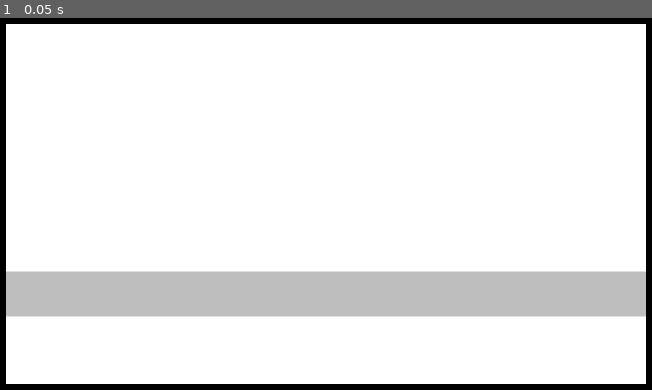
Above: before the commit, frame 1.
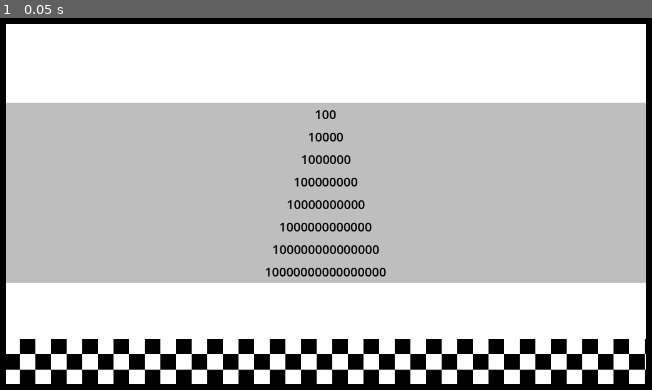
Above: after the commit, the same moment.

Repository: Rundll86/fallingballs
Game: Godot game, scene res://components/Scenes/Playgrounds/GravityBox.tscn
The game is run twice, just before and just after one commit, with the same random seed, the same clock (stepped at 60 frames per second) and the same inputs.
Inputs:
- Up to frame 1 (0.05 s): no input

The runs differ from the first frame. In frame 1, 60% of the frame differs, in the area x 0-100%, y 22-99%.

Commit message:
feat(游戏场景): 添加伤害球场景和胜利着色器，重构墙壁和胜利区域
重构墙壁基础类，添加生命值系统和等级机制
修改胜利区域使用着色器效果
调整重力盒场景布局，添加多层墙壁和胜利区域

Diff:
--- a/components/Abstracts/BallBase.tscn
+++ b/components/Abstracts/BallBase.tscn
@@ -4,8 +4,14 @@
 
 [sub_resource type="CircleShape2D" id="CircleShape2D_5p1k2"]
 
-[node name="BallBase" type="RigidBody2D"]
+[node name="Ball" type="RigidBody2D"]
 script = ExtResource("1_6n61d")
 
 [node name="hitbox" type="CollisionShape2D" parent="."]
 shape = SubResource("CircleShape2D_5p1k2")
+
+[node name="mask" type="Polygon2D" parent="."]
+unique_name_in_owner = true
+
+[node name="texture" type="Sprite2D" parent="mask"]
+unique_name_in_owner = true
--- a/components/Abstracts/WallBase.tscn
+++ b/components/Abstracts/WallBase.tscn
@@ -1,17 +1,21 @@
-[gd_scene load_steps=4 format=3 uid="uid://v78fptwx00pw"]
+[gd_scene load_steps=5 format=3 uid="uid://v78fptwx00pw"]
 
 [ext_resource type="Script" path="res://scripts/Statemachines/WallBase.gd" id="1_37h8t"]
 [ext_resource type="Script" path="res://scripts/Statemachines/AnchoredPolygon.gd" id="1_nmngc"]
 
-[sub_resource type="RectangleShape2D" id="RectangleShape2D_7288w"]
+[sub_resource type="RectangleShape2D" id="RectangleShape2D_ie3mx"]
 size = Vector2(1317, 630)
+
+[sub_resource type="LabelSettings" id="LabelSettings_yiinn"]
+font_size = 20
+font_color = Color(0, 0, 0, 1)
 
 [node name="Wall" type="StaticBody2D"]
 script = ExtResource("1_37h8t")
 
 [node name="hitbox" type="CollisionShape2D" parent="."]
 unique_name_in_owner = true
-shape = SubResource("RectangleShape2D_7288w")
+shape = SubResource("RectangleShape2D_ie3mx")
 
 [node name="texture" type="Polygon2D" parent="."]
 unique_name_in_owner = true
@@ -20,3 +24,14 @@
 polygon = PackedVector2Array(0, 0, 1317, 0, 1317, 630, 0, 630)
 script = ExtResource("1_nmngc")
 anchor = Array[Vector2]([Vector2(0, 0), Vector2(1, 0), Vector2(1, 1), Vector2(0, 1)])
+
+[node name="health" type="Label" parent="."]
+unique_name_in_owner = true
+offset_left = -658.5
+offset_top = -315.0
+offset_right = 658.5
+offset_bottom = 315.0
+text = "100"
+label_settings = SubResource("LabelSettings_yiinn")
+horizontal_alignment = 1
+vertical_alignment = 1
--- /dev/null
+++ b/components/Scenes/Balls/DamageBall.tscn
@@ -0,0 +1,5 @@
+[gd_scene load_steps=2 format=3 uid="uid://cw6int17exqy3"]
+
+[ext_resource type="PackedScene" uid="uid://2ieitt62h5rm" path="res://components/Abstracts/BallBase.tscn" id="1_qxv3f"]
+
+[node name="Ball" instance=ExtResource("1_qxv3f")]
--- a/components/Scenes/Playgrounds/GravityBox.tscn
+++ b/components/Scenes/Playgrounds/GravityBox.tscn
@@ -1,7 +1,8 @@
-[gd_scene load_steps=3 format=3 uid="uid://d0jigswwk1dgh"]
+[gd_scene load_steps=4 format=3 uid="uid://d0jigswwk1dgh"]
 
 [ext_resource type="PackedScene" uid="uid://cv3xpp77cnm4a" path="res://components/Abstracts/PlaygroundBase.tscn" id="1_d8vvi"]
 [ext_resource type="PackedScene" uid="uid://cjtdlyxb7cjr7" path="res://components/Scenes/Walls/NormalWall.tscn" id="2_bgl6g"]
+[ext_resource type="PackedScene" uid="uid://d2bpb4pibvfld" path="res://components/Scenes/Winner.tscn" id="3_lw1q2"]
 
 [node name="Playground" instance=ExtResource("1_d8vvi")]
 
@@ -12,5 +13,45 @@
 polygon = PackedVector2Array(0, 0, 1317, 0, 1317, 630, 0, 630, 0, 0, 131.7, 63, 131.7, 567, 1185.3, 567, 1185.3, 63, 131.7, 63)
 
 [node name="Wall" parent="." index="3" instance=ExtResource("2_bgl6g")]
-position = Vector2(658.5, 441)
-anchor = Vector2(0.5, 0.7)
+position = Vector2(658.5, 189)
+anchor = Vector2(0.5, 0.3)
+
+[node name="Wall2" parent="." index="4" instance=ExtResource("2_bgl6g")]
+position = Vector2(658.5, 220.5)
+anchor = Vector2(0.5, 0.35)
+level = 1
+
+[node name="Wall3" parent="." index="5" instance=ExtResource("2_bgl6g")]
+position = Vector2(658.5, 252)
+anchor = Vector2(0.5, 0.4)
+level = 2
+
+[node name="Wall4" parent="." index="6" instance=ExtResource("2_bgl6g")]
+position = Vector2(658.5, 283.5)
+anchor = Vector2(0.5, 0.45)
+level = 3
+
+[node name="Wall5" parent="." index="7" instance=ExtResource("2_bgl6g")]
+position = Vector2(658.5, 315)
+anchor = Vector2(0.5, 0.5)
+level = 4
+
+[node name="Wall6" parent="." index="8" instance=ExtResource("2_bgl6g")]
+position = Vector2(658.5, 346.5)
+anchor = Vector2(0.5, 0.55)
+level = 5
+
+[node name="Wall7" parent="." index="9" instance=ExtResource("2_bgl6g")]
+position = Vector2(658.5, 378)
+anchor = Vector2(0.5, 0.6)
+level = 6
+
+[node name="Wall8" parent="." index="10" instance=ExtResource("2_bgl6g")]
+position = Vector2(658.5, 409.5)
+anchor = Vector2(0.5, 0.65)
+level = 7
+
+[node name="Winner" parent="." index="11" instance=ExtResource("3_lw1q2")]
+position = Vector2(658.5, 535.5)
+size = Vector2(0.8, 0.1)
+anchor = Vector2(0.5, 0.85)
--- a/components/Scenes/Walls/NormalWall.tscn
+++ b/components/Scenes/Walls/NormalWall.tscn
@@ -1,12 +1,24 @@
-[gd_scene load_steps=2 format=3 uid="uid://cjtdlyxb7cjr7"]
+[gd_scene load_steps=3 format=3 uid="uid://cjtdlyxb7cjr7"]
 
 [ext_resource type="PackedScene" uid="uid://v78fptwx00pw" path="res://components/Abstracts/WallBase.tscn" id="1_ouaaf"]
 
+[sub_resource type="RectangleShape2D" id="RectangleShape2D_0mr0l"]
+size = Vector2(1053.6, 31.5)
+
 [node name="Wall" instance=ExtResource("1_ouaaf")]
-size = Vector2(0.8, 0.1)
+size = Vector2(0.8, 0.05)
+
+[node name="hitbox" parent="." index="0"]
+shape = SubResource("RectangleShape2D_0mr0l")
 
 [node name="texture" parent="." index="1"]
-position = Vector2(-526.8, -31.5)
+position = Vector2(-526.8, -15.75)
 color = Color(0.745098, 0.745098, 0.745098, 1)
-polygon = PackedVector2Array(0, 0, 1053.6, 0, 1053.6, 63, 0, 63)
-anchor = Array[Vector2]([Vector2(0, 0), Vector2(0.8, 0), Vector2(0.8, 0.1), Vector2(0, 0.1)])
+polygon = PackedVector2Array(0, 0, 1053.6, 0, 1053.6, 31.5, 0, 31.5)
+anchor = Array[Vector2]([Vector2(0, 0), Vector2(0.8, 0), Vector2(0.8, 0.05), Vector2(0, 0.05)])
+
+[node name="health" parent="." index="2"]
+offset_left = -526.8
+offset_top = -15.75
+offset_right = 526.8
+offset_bottom = 26.25
--- a/components/Scenes/Winner.tscn
+++ b/components/Scenes/Winner.tscn
@@ -1,22 +1,27 @@
-[gd_scene load_steps=4 format=3 uid="uid://d2bpb4pibvfld"]
+[gd_scene load_steps=5 format=3 uid="uid://d2bpb4pibvfld"]
 
 [ext_resource type="Script" path="res://scripts/Statemachines/Winner.gd" id="1_psfcv"]
-[ext_resource type="Script" path="res://scripts/Statemachines/AnchoredPolygon.gd" id="2_r7sve"]
+[ext_resource type="Shader" path="res://shaders/Winner.gdshader" id="2_qsl2d"]
 
-[sub_resource type="RectangleShape2D" id="RectangleShape2D_d6tao"]
-size = Vector2(770.445, 359.1)
+[sub_resource type="RectangleShape2D" id="RectangleShape2D_hjhx8"]
+size = Vector2(1317, 538)
+
+[sub_resource type="ShaderMaterial" id="ShaderMaterial_7i31a"]
+shader = ExtResource("2_qsl2d")
+shader_parameter/square_size = 25
 
 [node name="Winner" type="Area2D"]
 script = ExtResource("1_psfcv")
-size = Vector2(0.585, 0.57)
 
 [node name="hitbox" type="CollisionShape2D" parent="."]
 unique_name_in_owner = true
-shape = SubResource("RectangleShape2D_d6tao")
+shape = SubResource("RectangleShape2D_hjhx8")
 
-[node name="texture" type="Polygon2D" parent="."]
+[node name="texture" type="ColorRect" parent="."]
 unique_name_in_owner = true
-position = Vector2(-385.222, -179.55)
-polygon = PackedVector2Array(0, 0, 770.445, 0, 770.445, 359.1, 0, 359.1)
-script = ExtResource("2_r7sve")
-anchor = Array[Vector2]([Vector2(0, 0), Vector2(0.585, 0), Vector2(0.585, 0.57), Vector2(0, 0.57)])
+material = SubResource("ShaderMaterial_7i31a")
+offset_left = -658.5
+offset_top = -269.0
+offset_right = 658.5
+offset_bottom = 269.0
+color = Color(1, 0, 0, 1)
--- a/scripts/Statemachines/WallBase.gd
+++ b/scripts/Statemachines/WallBase.gd
@@ -5,15 +5,25 @@
 @export var size: Vector2 = Vector2.ONE
 @export var color: Color = Color.GRAY
 @export var anchor: Vector2 = Vector2.ZERO
+@export var maxHealthBase: float = 100
+@export var level: int = 0
 
 @onready var hitbox: CollisionShape2D = $"%hitbox"
 @onready var texture: AnchoredPolygon = $"%texture"
+@onready var healthBar: Label = $"%health"
+var currentHealth: float = 0
 
 func _ready():
 	hitbox.shape = hitbox.shape.duplicate()
+	currentHealth = applyLevel(level + 1)
 func _process(_delta):
 	position = get_viewport_rect().size * anchor
 	texture.anchor = ShapeUtil.rect(size)
 	texture.position = get_viewport_rect().size * size / -2
 	texture.color = color
 	hitbox.shape.size = get_viewport_rect().size * size
+	healthBar.text = str(currentHealth)
+	healthBar.size = get_viewport_rect().size * size
+	healthBar.position = get_viewport_rect().size * size / -2
+func applyLevel(lv):
+	return maxHealthBase ** lv
--- a/scripts/Statemachines/Winner.gd
+++ b/scripts/Statemachines/Winner.gd
@@ -6,12 +6,12 @@
 @export var anchor: Vector2 = Vector2.ZERO
 
 @onready var hitbox: CollisionShape2D = $"%hitbox"
-@onready var texture: AnchoredPolygon = $"%texture"
+@onready var texture: ColorRect = $"%texture"
 
 func _ready():
 	hitbox.shape = hitbox.shape.duplicate()
 func _process(_delta):
-	texture.anchor = ShapeUtil.rect(size)
-	texture.position = get_viewport_rect().size * size / -2
+	texture.size = get_viewport_rect().size * size
+	texture.position = texture.size / -2
 	hitbox.shape.size = get_viewport_rect().size * size
 	position = get_viewport_rect().size * anchor
--- /dev/null
+++ b/shaders/Winner.gdshader
@@ -0,0 +1,9 @@
+shader_type canvas_item;
+uniform int square_size : hint_range(1, 512) = 50;
+void fragment() {
+    vec2 local_pos = FRAGCOORD.xy;
+    int col = int(local_pos.x) / square_size;
+    int row = int(local_pos.y) / square_size;
+    bool is_white = (mod(float(row + col), 2.0) == 0.0);
+	COLOR = vec4(vec3(float(is_white)), 1.0);
+}
